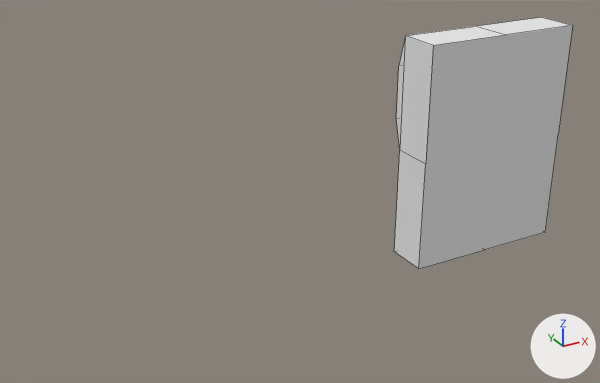
Before and after pictures for a commit that changed the Blender file Assets/homestead/models/chargerpad.blend.
Both versions are drawn from a camera (50 mm lens) standing at (-1.595, -1.658, 0.86) and looking at (-0.578, 0.191, -0.065). The axes (+X, +Y, +Z) are drawn at lower right. The lights are the same throughout. Mesh edges are drawn as thin lines.
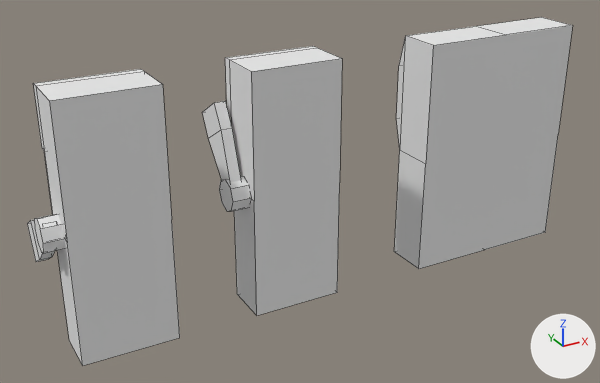
The change, as a list of edits to the scene's bpy script:
```text
Add me_cube_001:
    me_cube_001.from_pydata(...)  # 59 vertices, 40 faces; spans x -0.298..0.0, y 0.062..0.284, z -0.334..0.334
    me_cube_001.materials.append(mat_material)  # its picture is missing
Add me_cube_002:
    me_cube_002.from_pydata(...)  # 59 vertices, 40 faces; spans x -0.298..0.0, y 0.062..0.325, z -0.334..0.334
    me_cube_002.materials.append(mat_material)  # its picture is missing
Add ob_poweredcabinet:
    ob_poweredcabinet = bpy.data.objects.new('poweredCabinet', me_cube_001)
    ob_poweredcabinet.location = (-0.53, 0.0, 0.0)
Add ob_unpoweredcabinet:
    ob_unpoweredcabinet = bpy.data.objects.new('unpoweredCabinet', me_cube_002)
    ob_unpoweredcabinet.location = (-0.998, 0.0, 0.0)
```

Where the change shows, as pixel boxes (x1, y1, x2, y2) in the pictures (600 x 383 px):
'unpoweredCabinet', added: after (27, 69, 180, 366)
'poweredCabinet', added: after (202, 46, 342, 315)
